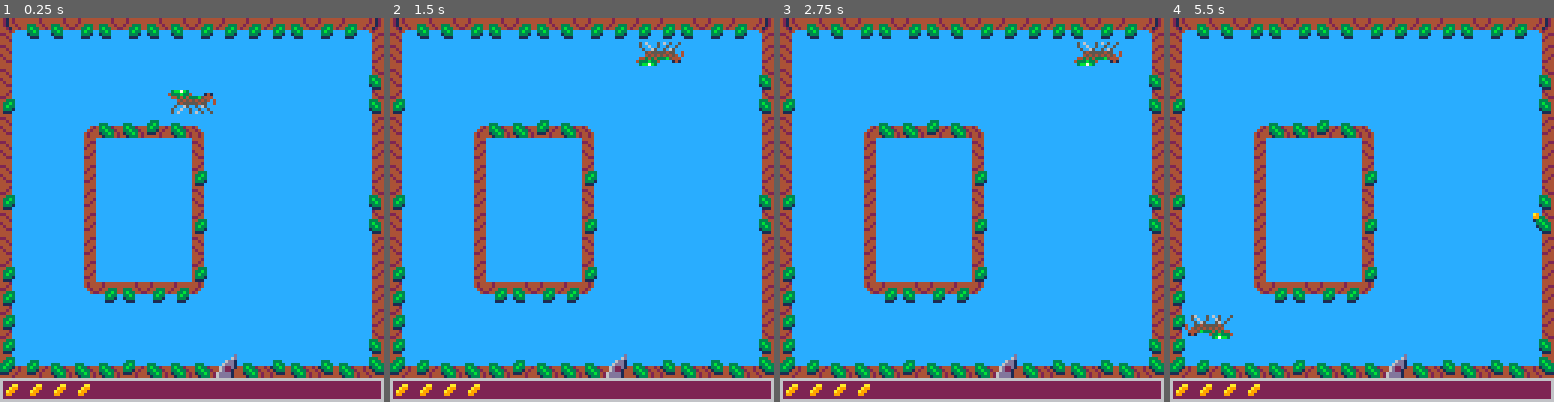
Above: before the commit, frames 1-4 (left to right).
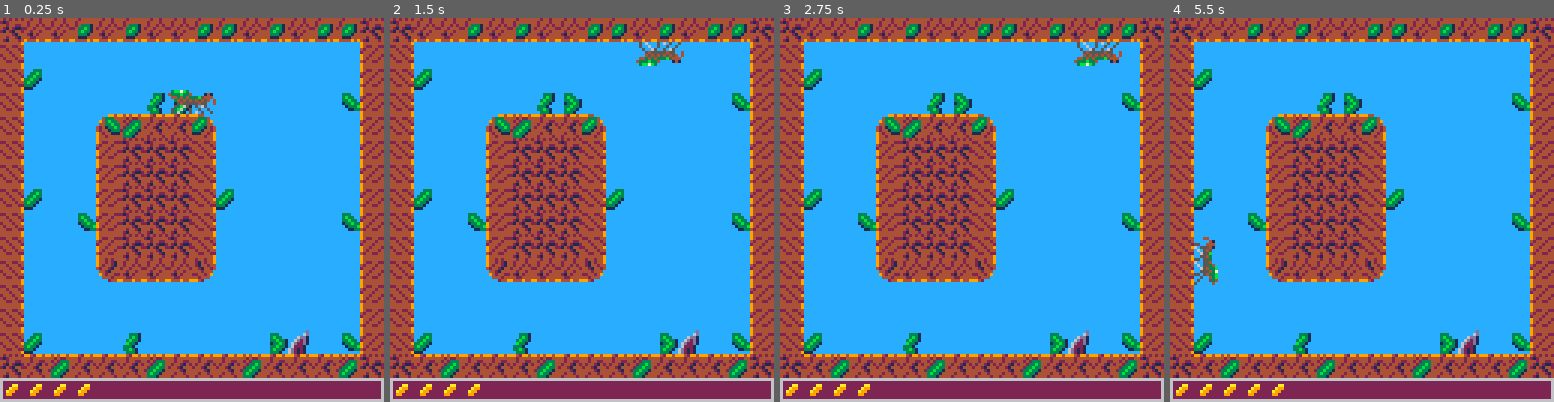
Above: after the commit, the same moments.

Repository: Naz713/pico-spider
Game: PICO-8 cartridge jmp_spdr.p8
Same seed, same stepped clock (60 frames per second), same inputs: the game is played once before the commit and once after it.
Inputs:
- Up to frame 1 (0.25 s): no input
- Up to frame 2 (1.5 s): tap O (Z key) at 0.33, 0.7, 1.43 s; tap X (X key) at 1.07 s
- Up to frame 3 (2.75 s): hold Left 1.97-2.37 s; tap X (X key) at 2.07, 2.4, 2.73 s; tap O (Z key) at 2.22 s; hold Down from 2.42 s (still down)
- Up to frame 4 (5.5 s): release Down at 2.82 s; hold Right 2.87-3.53 s; tap X (X key) every 0.33 s from 3.07 to 5.4 s; tap O (Z key) at 3.1, 3.98, 4.87 s; hold Up 3.58-4.08 s; hold Right 4.13-4.53 s; hold Down 4.58-5.08 s; hold Left from 5.13 s (still down)

The runs differ from the first frame. In frame 1, 32% of the frame differs, in the area x 0-100%, y 0-94%; in frame 2, 33%; in frame 3, 33%; in frame 4, 33%, in the area x 0-100%, y 0-99%.

Commit message:
Sprites updated for full sprites with directional movement blocking

Diff:
--- a/interactions.lua
+++ b/interactions.lua
@@ -13,7 +13,7 @@
 end
 
 function collect_bulb()
-  sc=spdr_front_legs()
+  sc=spdr_head_crnr()
   x=flr(sc.x/8)
   y=flr(sc.y/8)
   map_sprt=mget(x,y)
--- a/jmp_spdr.p8
+++ b/jmp_spdr.p8
@@ -103,23 +103,23 @@
 
 __gff__
 0000000000000000000000000000000000000000000000000000000000000000000000000000000000000000000000000000000000000000000000000000000000000000000000000000000000000000000000000000000000000000000000000000000000000000000000000000000000000000000000000000000000000000
-8202821210900604840c18080800001842004200005000004400000000000000220000000000000000000000000000000000000000000000000000000000000000000000000000000000000000000000000000000000000000000000000000000000000000000000000000000000000000000000000000000000000000000000
+8080808010120604020c180808020018404040401e0000000000000000000000200000000000000000000000000000000000000000000000000000000000000000000000000000000000000000000000000000000000000000000000000000000000000000000000000000000000000000000000000000000000000000000000
 __map__
-898b8b8c8b8c8b8b8c8c8c8c8b8c8c8a00000000000000000000000000000000000000000000000000000000000000000000000000000000000000000000000000000000000000000000000000000000000000000000000000000000000000000000000000000000000000000000000000000000000000000000000000000000
+948b8b8c8b8c8b8b8c8c8b8c8b8c8c9400000000000000000000000000000000000000000000000000000000000000000000000000000000000000000000000000000000000000000000000000000000000000000000000000000000000000000000000000000000000000000000000000000000000000000000000000000000
 8700000000000000000000000000008400000000000000000000000000000000000000000000000000000000000000000000000000000000000000000000000000000000000000000000000000000000000000000000000000000000000000000000000000000000000000000000000000000000000000000000000000000000
-8700000000000000000000000000009500000000000000000000000000000000000000000000000000000000000000000000000000000000000000000000000000000000000000000000000000000000000000000000000000000000000000000000000000000000000000000000000000000000000000000000000000000000
-9800000000000000000000000000009500000000000000000000000000000000000000000000000000000000000000000000000000000000000000000000000000000000000000000000000000000000000000000000000000000000000000000000000000000000000000000000000000000000000000000000000000000000
-8700008d818190818e0000000000008400000000000000000000000000000000000000000000000000000000000000000000000000000000000000000000000000000000000000000000000000000000000000000000000000000000000000000000000000000000000000000000000000000000000000000000000000000000
-8700008400000000870000000000008400000000000000000000000000000000000000000000000000000000000000000000000000000000000000000000000000000000000000000000000000000000000000000000000000000000000000000000000000000000000000000000000000000000000000000000000000000000
-8700008400000000980000000000008400000000000000000000000000000000000000000000000000000000000000000000000000000000000000000000000000000000000000000000000000000000000000000000000000000000000000000000000000000000000000000000000000000000000000000000000000000000
-9800008400000000870000000000009500000000000000000000000000000000000000000000000000000000000000000000000000000000000000000000000000000000000000000000000000000000000000000000000000000000000000000000000000000000000000000000000000000000000000000000000000000000
-8700008400000000980000000000009500000000000000000000000000000000000000000000000000000000000000000000000000000000000000000000000000000000000000000000000000000000000000000000000000000000000000000000000000000000000000000000000000000000000000000000000000000000
-8700008400000000870000000000008400000000000000000000000000000000000000000000000000000000000000000000000000000000000000000000000000000000000000000000000000000000000000000000000000000000000000000000000000000000000000000000000000000000000000000000000000000000
-9800008400000000980000000000008400000000000000000000000000000000000000000000000000000000000000000000000000000000000000000000000000000000000000000000000000000000000000000000000000000000000000000000000000000000000000000000000000000000000000000000000000000000
-9800009d8c8b8c8c9e0000000000008400000000000000000000000000000000000000000000000000000000000000000000000000000000000000000000000000000000000000000000000000000000000000000000000000000000000000000000000000000000000000000000000000000000000000000000000000000000
-9800000000000000000000000000008400000000000000000000000000000000000000000000000000000000000000000000000000000000000000000000000000000000000000000000000000000000000000000000000000000000000000000000000000000000000000000000000000000000000000000000000000000000
-9800000000000000000000000000009500000000000000000000000000000000000000000000000000000000000000000000000000000000000000000000000000000000000000000000000000000000000000000000000000000000000000000000000000000000000000000000000000000000000000000000000000000000
-869081818190818181a081928192818300000000000000000000000000000000000000000000000000000000000000000000000000000000000000000000000000000000000000000000000000000000000000000000000000000000000000000000000000000000000000000000000000000000000000000000000000000000
+8793000000000000000000000000008400000000000000000000000000000000000000000000000000000000000000000000000000000000000000000000000000000000000000000000000000000000000000000000000000000000000000000000000000000000000000000000000000000000000000000000000000000000
+8700000000009091000000000000928400000000000000000000000000000000000000000000000000000000000000000000000000000000000000000000000000000000000000000000000000000000000000000000000000000000000000000000000000000000000000000000000000000000000000000000000000000000
+87000000858d8888860000000000008400000000000000000000000000000000000000000000000000000000000000000000000000000000000000000000000000000000000000000000000000000000000000000000000000000000000000000000000000000000000000000000000000000000000000000000000000000000
+8700000084949494870000000000008400000000000000000000000000000000000000000000000000000000000000000000000000000000000000000000000000000000000000000000000000000000000000000000000000000000000000000000000000000000000000000000000000000000000000000000000000000000
+8700000084949494870000000000008400000000000000000000000000000000000000000000000000000000000000000000000000000000000000000000000000000000000000000000000000000000000000000000000000000000000000000000000000000000000000000000000000000000000000000000000000000000
+8793000084949494879300000000008400000000000000000000000000000000000000000000000000000000000000000000000000000000000000000000000000000000000000000000000000000000000000000000000000000000000000000000000000000000000000000000000000000000000000000000000000000000
+8700009284949494870000000000928400000000000000000000000000000000000000000000000000000000000000000000000000000000000000000000000000000000000000000000000000000000000000000000000000000000000000000000000000000000000000000000000000000000000000000000000000000000
+8700000084949494870000000000008400000000000000000000000000000000000000000000000000000000000000000000000000000000000000000000000000000000000000000000000000000000000000000000000000000000000000000000000000000000000000000000000000000000000000000000000000000000
+870000008a8b8b8b890000000000008400000000000000000000000000000000000000000000000000000000000000000000000000000000000000000000000000000000000000000000000000000000000000000000000000000000000000000000000000000000000000000000000000000000000000000000000000000000
+8700000000000000000000000000008400000000000000000000000000000000000000000000000000000000000000000000000000000000000000000000000000000000000000000000000000000000000000000000000000000000000000000000000000000000000000000000000000000000000000000000000000000000
+8700000000000000000000000000008400000000000000000000000000000000000000000000000000000000000000000000000000000000000000000000000000000000000000000000000000000000000000000000000000000000000000000000000000000000000000000000000000000000000000000000000000000000
+879300000090000000000091a000928400000000000000000000000000000000000000000000000000000000000000000000000000000000000000000000000000000000000000000000000000000000000000000000000000000000000000000000000000000000000000000000000000000000000000000000000000000000
+94888d8888888d8888888d8888888d9400000000000000000000000000000000000000000000000000000000000000000000000000000000000000000000000000000000000000000000000000000000000000000000000000000000000000000000000000000000000000000000000000000000000000000000000000000000
 
 
 
--- a/spawns.lua
+++ b/spawns.lua
@@ -35,7 +35,7 @@
   map_sprt=mget(ix,iy)
   spwnp=0.01
   -- 5 flag to indicate spawn sprites
-  if fget(map_sprt,5) and #(ants.alive) < bulbs.max and
+  if fget(map_sprt,5) and #(ants.alive) < ants.max and
       rnd()<=spwnp then
     for flag=1,4 do
       if fget(map_sprt,flag) then
--- a/spider.lua
+++ b/spider.lua
@@ -231,7 +231,7 @@
   end
 end
 
-function spdr_front_legs()
+function spdr_head_crnr()
   if (s.ornt%2)==1 then
     -- horizontal orientation (odd)
     if s.ornt<0 then
@@ -239,14 +239,14 @@
     else
       plus_x=15
     end
-    if abs(s.ornt)==3 then
+    if abs(s.ornt)==1 then
       plus_y=0
     else
       plus_y=7
     end
   else
     -- vertical orientation (even)
-    if abs(s.ornt)==2 then
+    if abs(s.ornt)==4 then
       plus_x=0
     else
       plus_x=7
Not shown, changed: 29 lines of the sprite sheet (__gfx__) section of jmp_spdr.p8
